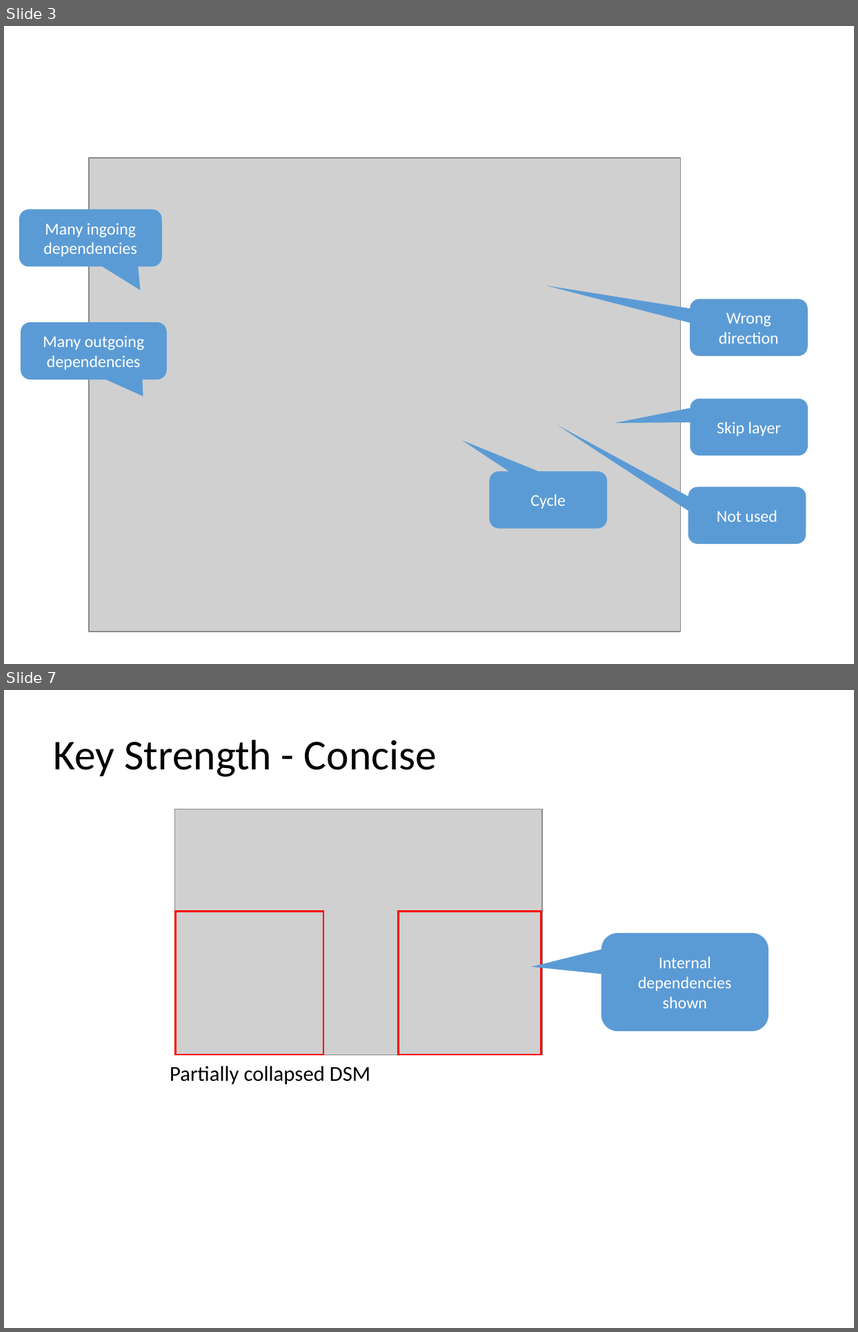
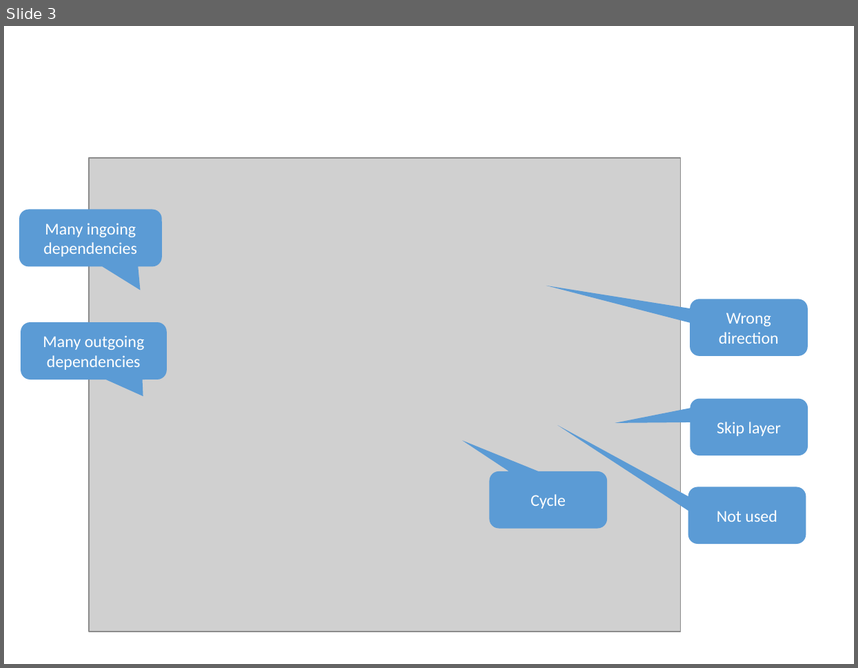
Before and after one commit to dsmsuite/dsmsuite.github.io, a slide deck: assets/img/Images.pptx. Shown one above the other, each under a label of ours: slides 3 and 7 before the commit, slide 3 after it; the slides between them are not shown. The pictures are 858x1332 and 858x668 pixels, drawn with LibreOffice and Linux fonts; fonts in the diff are those of the drawing; grey boxes stand for pictures. Boxes give left, top, right and bottom in pixels: in the first picture for what was removed or moved away, otherwise in the second. Text is boxed around its words. In the diff, an @@ line names an element or a change of style, - is before the commit and + after.

```diff
--- a/assets/img/Images.pptx
+++ b/assets/img/Images.pptx
@@ slide 7 removed at bbox=[4, 690, 854, 1328], background #FFFFFF @@
@@ text removed at bbox=[54, 740, 437, 777] @@
-Key Strength - Concise
@@ picture removed at bbox=[175, 809, 542, 1055] @@
@@ rectangle removed at bbox=[176, 911, 323, 1054] @@
@@ rectangle removed at bbox=[399, 911, 542, 1054] @@
@@ rounded speech box removed at bbox=[602, 933, 769, 1031] @@
-Internal dependencies shown
@@ text removed at bbox=[170, 1065, 370, 1084] @@
-Partially collapsed DSM
```
Also in this commit, not shown: 12 slides changed, 1 slide added, 4 other slides removed, 5 other files.
